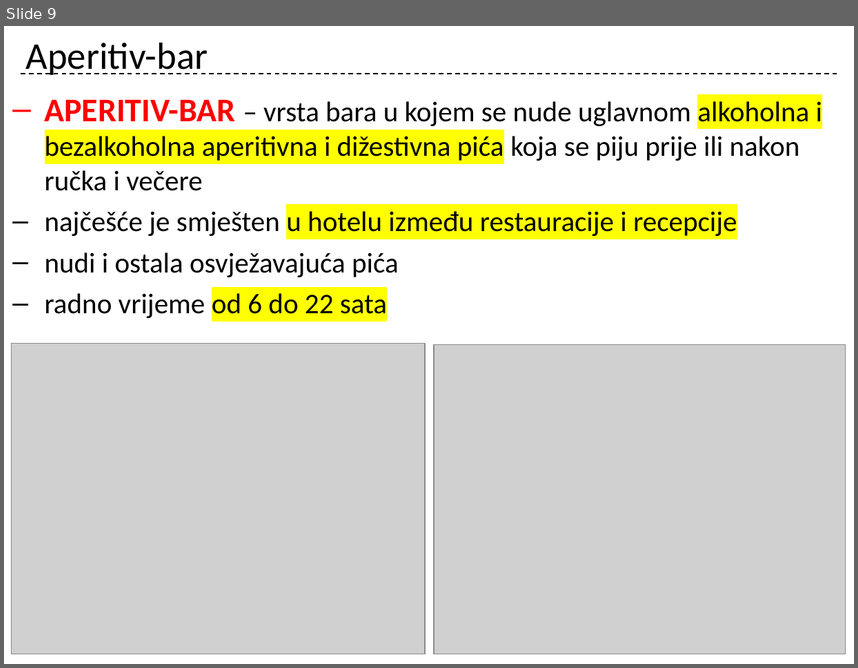
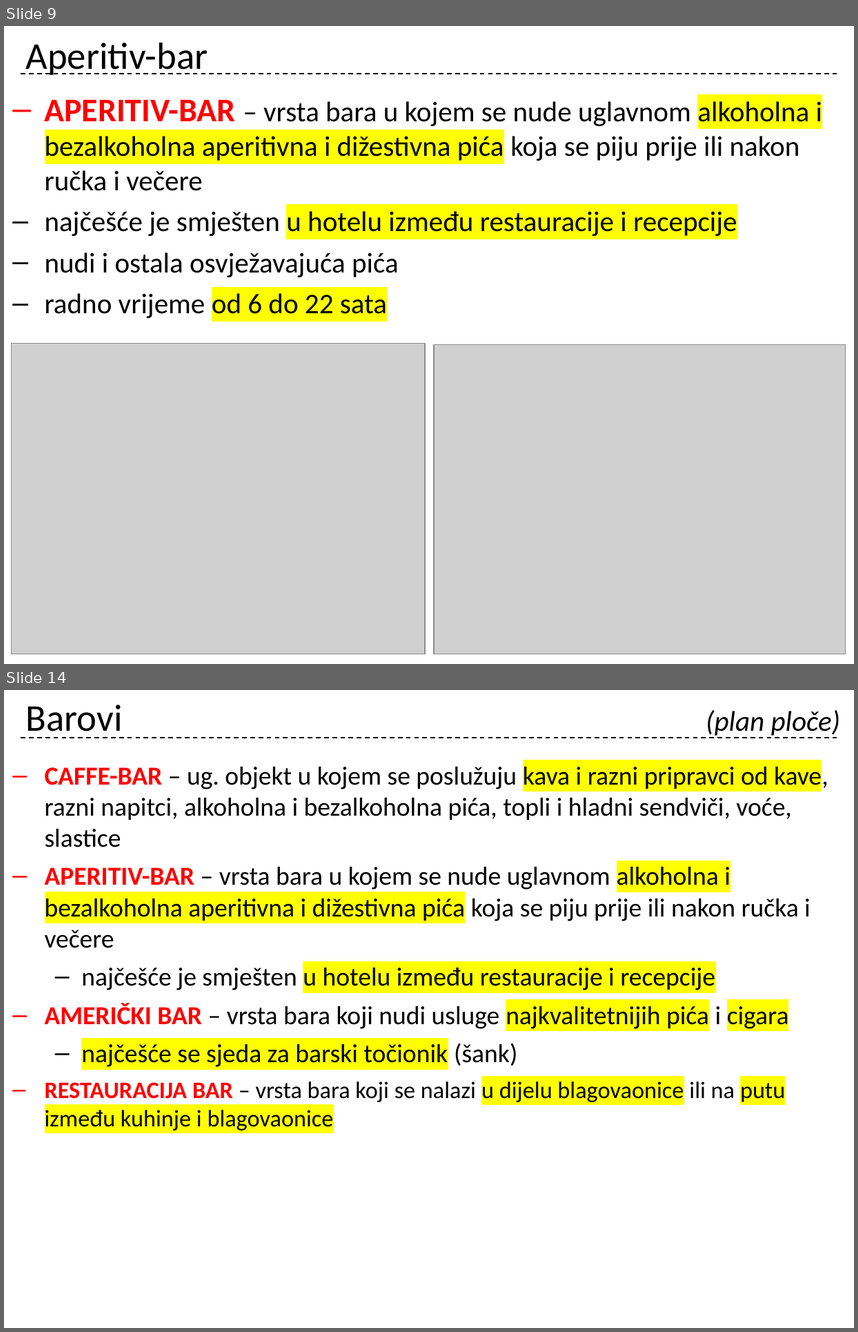
Before and after one commit to cornx/print, a slide deck: data/prezentacije/organizacija/005_Podjela_ugostiteljstva.pptx. Shown one above the other, each under a label of ours: slide 9 before the commit, slides 9 and 14 after it; the slides between them are not shown. The pictures are 858x668 and 858x1332 pixels, drawn with LibreOffice and Linux fonts; fonts in the diff are those of the drawing; grey boxes stand for pictures. Boxes give left, top, right and bottom in pixels: in the first picture for what was removed or moved away, otherwise in the second. Text is boxed around its words. In the diff, an @@ line names an element or a change of style, - is before the commit and + after.

```diff
--- a/data/prezentacije/organizacija/005_Podjela_ugostiteljstva.pptx
+++ b/data/prezentacije/organizacija/005_Podjela_ugostiteljstva.pptx
@@ slide 14 added at (x1=4, y1=690, x2=854, y2=1328), background #FFFFFF; not listed: 1 template element that a slide beside it also shows @@
@@ title added at (x1=26, y1=704, x2=840, y2=738), 24 pt, text #000000, italic @@
+Barovi (plan ploče)
@@ text added at (x1=45, y1=762, x2=829, y2=1130), 22 pt, text #000000 @@
+– CAFFE-BAR – ug. objekt u kojem se poslužuju kava i razni pripravci od kave, razni napitci, alkoholna i bezalkoholna pića, topli i hladni sendviči, voće, slastice
+– APERITIV-BAR – vrsta bara u kojem se nude uglavnom alkoholna i bezalkoholna aperitivna i dižestivna pića koja se piju prije ili nakon ručka i večere
+  – najčešće je smješten u hotelu između restauracije i recepcije
+– AMERIČKI BAR – vrsta bara koji nudi usluge najkvalitetnijih pića i cigara
+  – najčešće se sjeda za barski točionik (šank)
+– RESTAURACIJA BAR – vrsta bara koji se nalazi u dijelu blagovaonice ili na putu između kuhinje i blagovaonice
```
Also in this commit, not shown: 3 slides changed, 9 other slides added, 1 slide removed.
